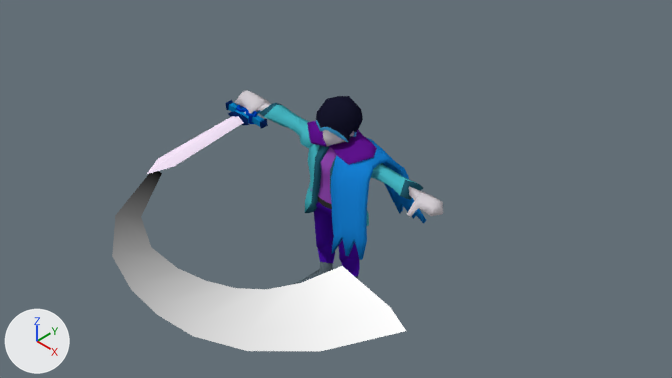
The Blender file blender/infinity.blend, before and after one commit.
Camera for both pictures: the file's camera 'FrontRight'. Arrows for +X, +Y and +Z are at lower left; the lights stay in place.

The scene before the commit, as lines of its bpy script (objects in view):
```python
ob_blade = bpy.data.objects.new('Blade', me_cube)
ob_blade.location = (-0.891, -0.273, 1.242)
ob_blade.rotation_euler = (1.571, -0.0169, 0.0169)  # degrees (90, -1, 1)
ob_blade.scale = (0.4, 0.4, 0.4)
ob_jacket = bpy.data.objects.new('Jacket', me_basemodels_003)
ob_jacket.location = (0.0, 0.016, 0.0)
ob_jacket.scale = (0.8, 0.8, 0.8)
ob_swordattack1_path = bpy.data.objects.new('SwordAttack1-Path', cu_beziercurve)
ob_swordattack1_path.location = (0.0, 0.0, 0.0)
# also in view: 'Cape' at (0.13, 0.03, 1.1); 'Hair' at (0.0, 0.03, 1.6); 'Arm' at (0.0, 0.04, 1.29); 'Body' at (0.0, -0.1, 0.76); 'Hand' at (0.0, 0.01, 1.29)
```
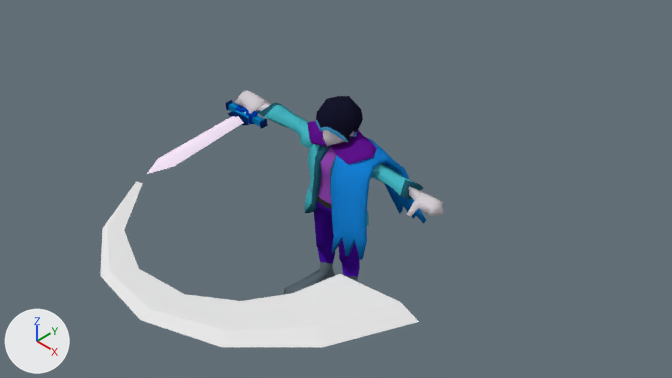
The change, as a list of edits to the scene's bpy script:
```text
Change mat_slash:
    where n0 = _N.new('ShaderNodeOutputMaterial'); n0.name = 'Material Output'
    remove n1 = _N.new('ShaderNodeUVMap'); n1.name = 'UV Map'
    remove n2 = _N.new('ShaderNodeSeparateXYZ'); n2.name = 'Separate XYZ'
    remove _L.new(n1.outputs[0], n2.inputs[0])  # 'UV' to 'Vector'
    remove _L.new(n2.outputs[0], n0.inputs[0])  # 'X' to 'Surface'
    add n3 = _N.new('ShaderNodeBsdfDiffuse'); n3.name = 'Diffuse BSDF'
    add _L.new(n3.outputs[0], n0.inputs[0])  # 'BSDF' to 'Surface'
Change cu_beziercurve:
    where _sp = cu_beziercurve.splines.new('BEZIER'); _sp.bezier_points.add(2)
    remove _sp.bezier_points.foreach_set('co', [-1.17, -0.709, 0.918, 0.0078, -1.631, 0.815, 1.127, -0.724, 0.916])
    remove _sp.bezier_points.foreach_set('handle_left', [-1.261, -0.00493, 1.044, -0.351, -1.627, 0.815, 0.925, -1.493, 0.854])
    remove _sp.bezier_points.foreach_set('handle_right', [-1.066, -1.517, 0.772, 0.387, -1.635, 0.816, 1.463, 0.557, 1.02])
    add _sp.bezier_points.foreach_set('co', [-1.258, -0.808, 0.821, 0.0284, -1.853, 0.851, 1.136, -0.678, 0.904])
    add _sp.bezier_points.foreach_set('handle_left', [-1.366, -0.46, 0.831, -0.626, -1.858, 0.793, 1.075, -1.305, 0.903])
    add _sp.bezier_points.foreach_set('handle_right', [-1.064, -1.436, 0.802, 0.656, -1.848, 0.906, 1.179, -0.239, 0.904])
    where _sp = cu_beziercurve.splines.new('BEZIER'); _sp.bezier_points.add(2)
    remove _sp.bezier_points.foreach_set('radius', [0.0582, 0.342, 0.625])
    add _sp.bezier_points.foreach_set('radius', [0.0364, 0.319, 0.619])
    add _sp.radius_interpolation = 'CARDINAL'
    where _sp = cu_beziercurve.splines.new('BEZIER'); _sp.bezier_points.add(2)
    _sp.resolution_u: 4 -> 3
    cu_beziercurve.resolution_u: 4 -> 3
    add cu_beziercurve.use_fill_caps = True
```

Boxes [x1, y1, x2, y2] around the edits, measured in the pictures (672 x 378 px):
'SwordAttack1-Path', surface changed, reshaped (8% wider, 8% shorter): before [112, 171, 406, 351]; after [100, 182, 419, 347]
